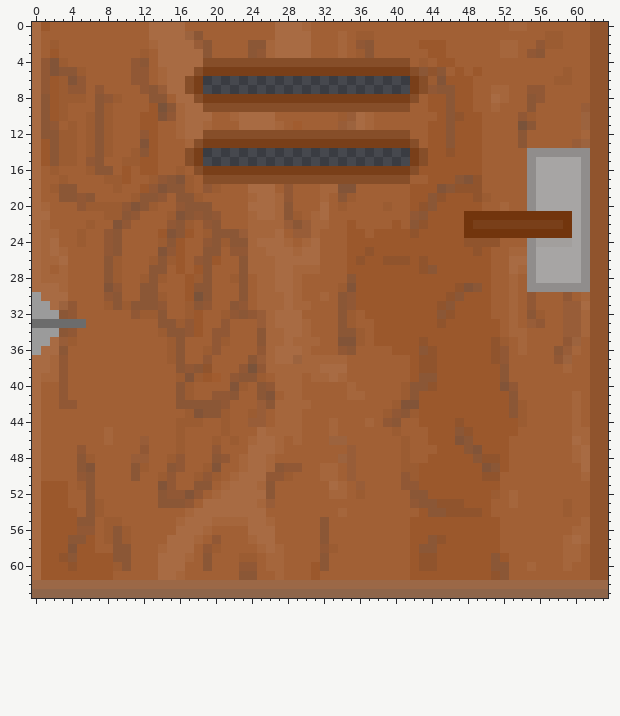
Pixel-art sprite: dlight/textures/blocks/door_acacia_lower.png. Above, as it was before the edit.
The file is 64x64 pixels. Colours within 5 levels of each other are drawn and written as one.
And afterwards:
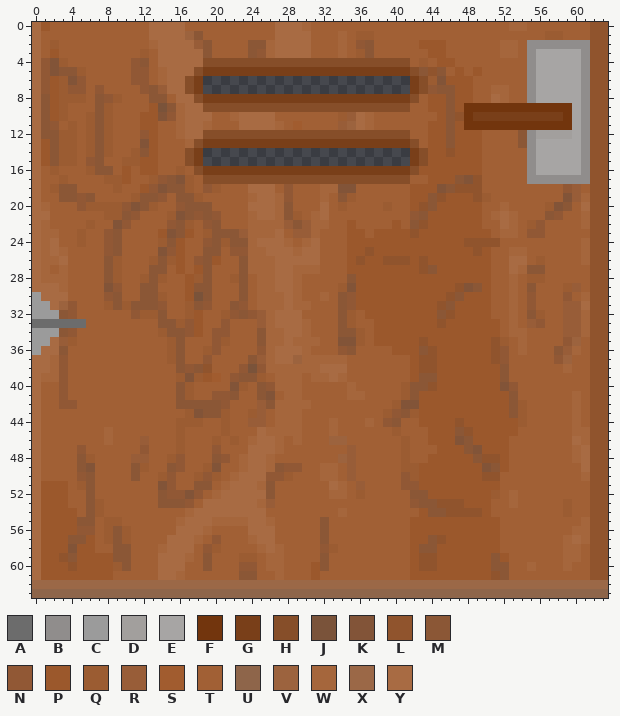
Palette (. is transparent): A #6c6c6c  B #908d8c  C #9b9b9b  D #a29f9d  E #a7a5a4  F #72350d  G #793f19  H #864e29  J #7a533a  K #825438  L #90542d  M #8b5736  N #915835  P #9b582c  Q #9b5c32  R #985d38  S #a15c2f  T #a16035  U #8e654a  V #9c633e  W #a5663c  X #9b6847  Y #a86b43
The commit says: acacia door: move the handle up
What changed:
Changed rows in their new state; - is an unchanged pixel.
first column x 48:
 2 -------BBBBBBB
 3 -------BEEEEEB
 4 -------BEEEEEB
 5 -------BEEEEEB
 6 -------BEEEEEB
 7 -------BEEEEEB
 8 -------BEEEEEB
 9 FFFFFFFFFFFFEB
10 FGGGGGGGGGGFEB
11 FFFFFFFFFFFFEB
12 -------BDDDDEB
13 -------BEEEEEB
14 --------EEEEE-
17 --------BBBBB-
18 -------TTTTNRT
19 -------TTTTKRW
20 -------TTQKMTY
21 PPTWYWTTTMNTTW
22 PPTTYWTQNTTTTW
23 PPPTWWTNNTTTTT
24 -------TTTTTTW
25 -------TTTTTTW
26 -------TQTTTTW
27 -------MMTTTTT
28 -------QQTTTTT
29 -------MTTTQRT
